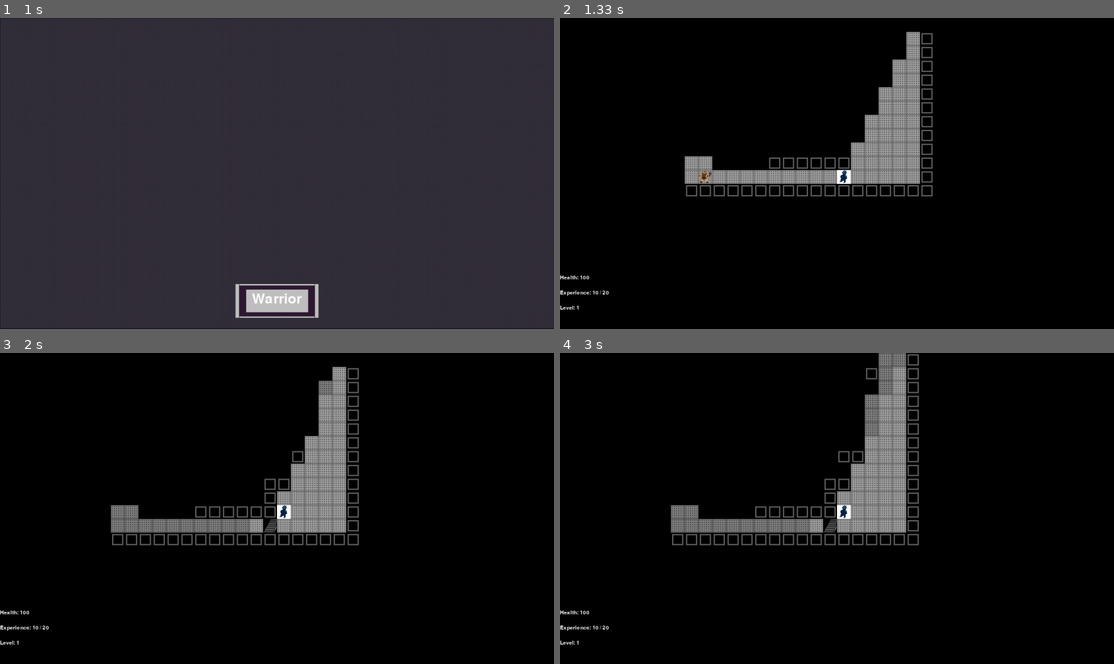
Above: before the commit, frames 1-4 (two rows, left to right).
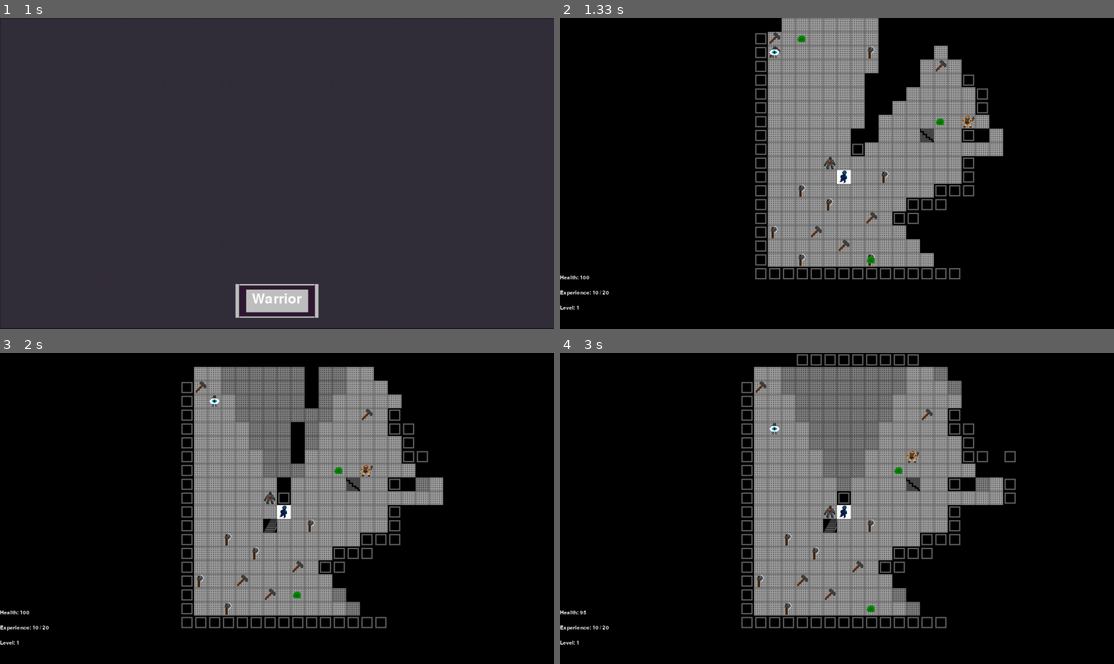
Above: after the commit, the same moments.

Repository: Leemoose/Roguelike-Framework
Game: pygame game, started from roguewriting.py
The game is run twice, just before and just after one commit, with the same random seed, the same clock (stepped at 60 frames per second) and the same inputs.
Inputs:
- Up to frame 1 (1 s): tap 1 at 0.33, 0.67 s
- Up to frame 2 (1.33 s): tap 1 at 1 s
- Up to frame 3 (2 s): hold Right 1.33-1.8 s; hold Up from 1.83 s (still down)
- Up to frame 4 (3 s): release Up at 2.13 s; hold Right 2.17-2.63 s; hold Left from 2.67 s (still down)

Frame 1 is identical in both runs. In frame 2, 24% of the frame differs, in the area x 22-80%, y 0-84%; in frame 3, 25%; in frame 4, 26%, in the area x 3-83%, y 0-89%.

Commit message:
Stairs now either go down or up but not both

Diff:
--- a/loops.py
+++ b/loops.py
@@ -190,19 +190,27 @@
 
     def down_floor(self):
         playerx, playery = self.player.get_location()
-        if self.floor_level == 0 or isinstance(self.generator.tile_map.track_map[playerx][playery], O.Stairs):
+        if self.floor_level == 0 or (isinstance(self.generator.tile_map.track_map[playerx][playery], O.Stairs) and self.generator.tile_map.track_map[playerx][playery].downward):
             self.floor_level += 1
             if self.floor_level > self.memory.explored_levels:
-                wid = 50
-                hei = 50
+                wid = 20
+                hei = 20
                 generator = M.DungeonGenerator(wid, hei)
                 generated_map = generator.get_map()
                 self.monster_map = generator.monster_map
                 self.item_dict = generator.item_dict
                 self.monster_dict = generator.monster_dict
-                stairsx, stairsy = generator.tile_map.get_stairs()[0]
-                self.player.x = stairsx
-                self.player.y = stairsy
+                temp_stair = None
+                for stairs in (generator.tile_map.get_stairs()):
+                    if not stairs.downward:
+                        temp_stair = stairs
+                        if self.floor_level != 1:
+                            old_stairs = self.generator.tile_map.track_map[playerx][playery]
+                            old_stairs.pair = stairs
+                            stairs.pair = old_stairs
+                        break
+                self.player.x = temp_stair.x
+                self.player.y = temp_stair.y
                 self.memory.explored_levels += 1
                 self.memory.generated_maps[self.floor_level] = generator
                 self.memory.item_dicts[self.floor_level] = self.item_dict
@@ -210,22 +218,23 @@
                 self.generator = generator
 
             else:
+                self.player.x, self.player.y = (self.generator.tile_map.track_map[playerx][playery]).pair.get_location()
                 self.generator = self.memory.generated_maps[self.floor_level]
                 self.monster_map = self.memory.generated_maps[self.floor_level].monster_map
                 self.item_dict = self.memory.item_dicts[self.floor_level]
                 self.monster_dict = self.memory.monster_dicts[self.floor_level]
-                self.player.x, self.player.y = self.generator.tile_map.get_stairs()[0]
 
 
     def up_floor(self):
         playerx, playery = self.player.get_location()
-        if self.floor_level != 1 and isinstance(self.generator.tile_map.track_map[playerx][playery], O.Stairs):
+        tile = self.generator.tile_map.track_map[playerx][playery]
+        if self.floor_level != 1 and isinstance(tile, O.Stairs) and not tile.downward:
             self.floor_level -= 1
+            self.player.x, self.player.y = (self.generator.tile_map.track_map[playerx][playery]).pair.get_location()
             self.generator = self.memory.generated_maps[self.floor_level]
             self.monster_map = self.memory.generated_maps[self.floor_level].monster_map
             self.item_dict = self.memory.item_dicts[self.floor_level]
             self.monster_dict = self.memory.monster_dicts[self.floor_level]
-            self.player.x, self.player.y = self.generator.tile_map.get_stairs()[0]
 
     def init_game(self, display):
         self.main_buttons = D.create_main_screen(display)
--- a/mapping.py
+++ b/mapping.py
@@ -29,6 +29,8 @@
         tiles[-2] = image.load("assets/basic_floor_shaded.png")
         tiles[90] = image.load("assets/stairs_up.png")
         tiles[-90] = image.load("assets/stairs_up.png")
+        tiles[91] = image.load("assets/stairs_down.png")
+        tiles[-91] = image.load("assets/stairs_down.png")
         tiles[200] = player_image
         tiles[101] = image.load("assets/orc.png")
         tiles[102] = image.load("assets/slime.png")
@@ -136,10 +138,10 @@
 
 
     def place_monsters(self):
-        number_of_orcs = 5
-        number_of_slimes = 8
-        number_of_tentacles = 2
-        number_of_eyeballs = 3
+        number_of_orcs = 1
+        number_of_slimes = 3
+        number_of_tentacles = 1
+        number_of_eyeballs = 1
         number_of_stone_golems = 1
         self.place_monster_hoard(number_of_orcs, 101, 2)
         self.place_monster_hoard(number_of_slimes, 102, 1)
@@ -328,14 +330,23 @@
         while (self.track_map[startx][starty].passable == False):
             startx = random.randint(0, self.width-1)
             starty = random.randint(0,self.height-1)
-        tile = O.Stairs(startx, starty, 90, True)
+        tile = O.Stairs(startx, starty, 91, True, downward=True)
         self.track_map[startx][starty] = tile
-        self.stairs.append((startx, starty))
+        self.stairs.append(tile)
+
+        startx = random.randint(0, self.width - 1)
+        starty = random.randint(0, self.height - 1)
+        while (self.track_map[startx][starty].passable == False):
+            startx = random.randint(0, self.width - 1)
+            starty = random.randint(0, self.height - 1)
+        tile = O.Stairs(startx, starty, 90, True, downward=False)
+        self.track_map[startx][starty] = tile
+        self.stairs.append(tile)
 
     def get_stairs(self):
         return self.stairs
 
-    def place_tile(self, tile):
+    def place_tile(self, tfile):
         self.track_map[tile.x][tile.y] = tile
 
     def get_passable(self, x, y):
--- a/objects.py
+++ b/objects.py
@@ -28,9 +28,11 @@
         self.visible = False
 
 class Stairs(Tile):
-    def __init__(self, x, y, render_tag = 0, passable = True, id_tag = 0):
+    def __init__(self, x, y, render_tag = 0, passable = True, id_tag = 0, downward = False):
         super().__init__(x, y, render_tag, passable, id_tag)
         self.stairs = True
+        self.pair = None
+        self.downward = downward
 
 class Item(Objects):
     def __init__(self, x, y, id_tag, render_tag, name, equipable):
Binary file added: assets/stairs_down.png
Not shown, added: Sprites/stairs_down.piskel
